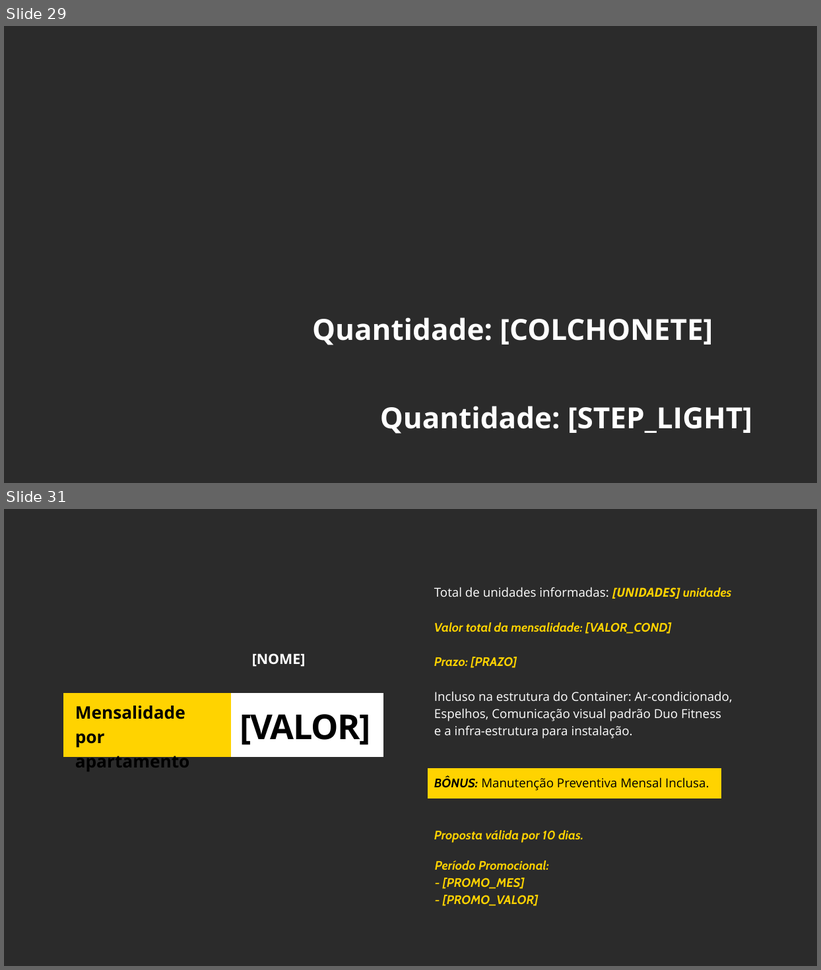
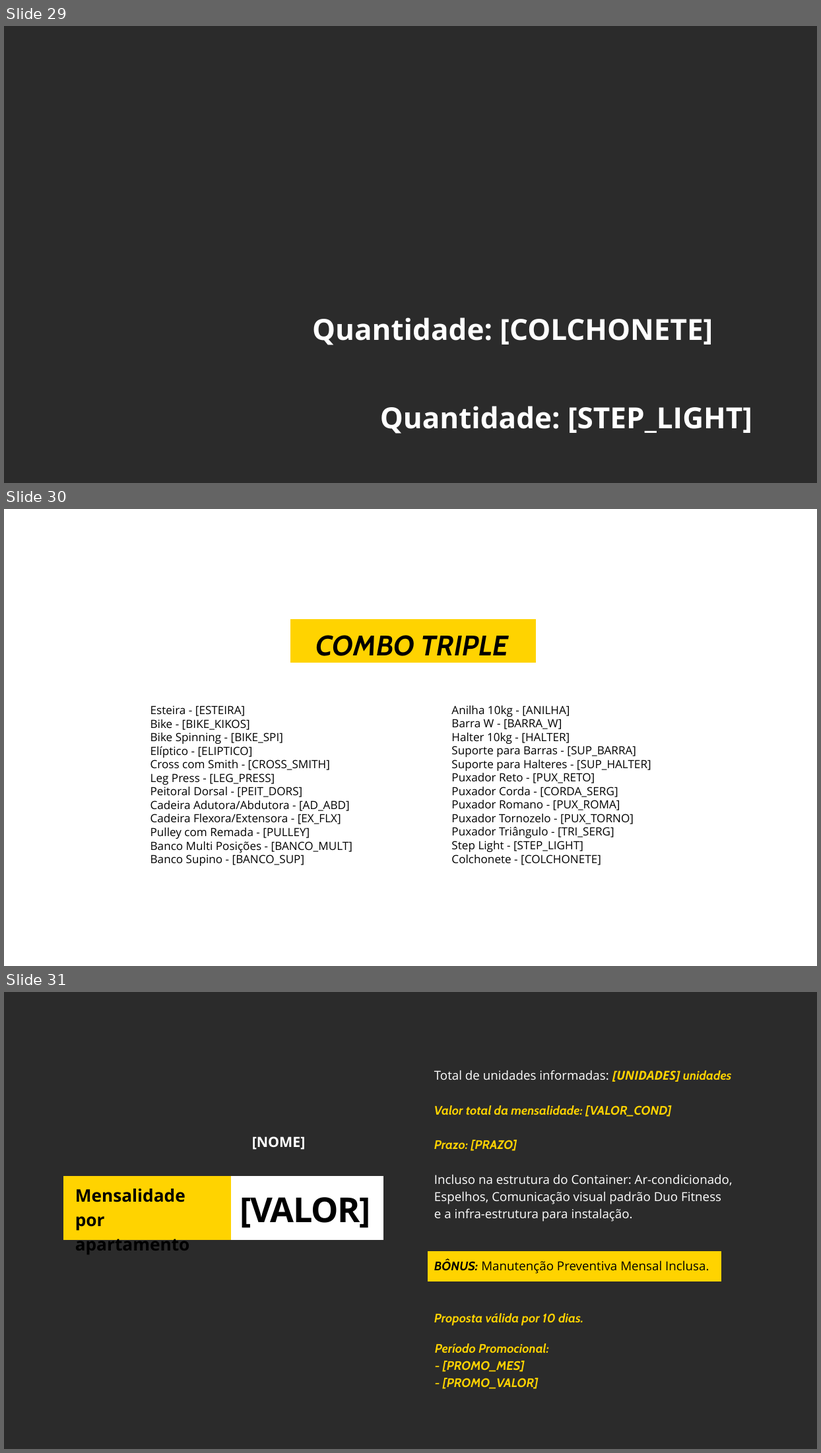
Before and after one commit to agencialumno/Site_duofitness, a slide deck: simulador_duofitness/templates/triple.pptx. Shown one above the other, each under a label of ours: slides 29 and 31 before the commit, slides 29, 30 and 31 after it; the slides between them are not shown. The pictures are 821x970 and 821x1453 pixels, drawn with LibreOffice and Linux fonts; fonts in the diff are those of the drawing; background and template pictures are left out; a plain dark background stands for a picture behind light text. Boxes give left, top, right and bottom in pixels: in the first picture for what was removed or moved away, otherwise in the second. Text is boxed around its words. In the diff, an @@ line names an element or a change of style, - is before the commit and + after.

```diff
--- a/simulador_duofitness/templates/triple.pptx
+++ b/simulador_duofitness/templates/triple.pptx
@@ slide 30 added at (4, 509, 817, 966), background picture (left out) @@
@@ freeform shape added at (290, 619, 535, 662), fill #FFD300 @@
@@ text added at (316, 635, 508, 656), 50 pt, text #000000, bold, italic @@
+COMBO TRIPLE
@@ text added at (151, 706, 352, 866), 20 pt, text #000000 @@
+Esteira - [ESTEIRA]
+Bike - [BIKE_KIKOS]
+Bike Spinning - [BIKE_SPI]
+Elíptico - [ELIPTICO]
+Cross com Smith - [CROSS_SMITH]
+Leg Press - [LEG_PRESS]
+Peitoral Dorsal - [PEIT_DORS]
+Cadeira Adutora/Abdutora - [AD_ABD]
+Cadeira Flexora/Extensora - [EX_FLX]
+Pulley com Remada - [PULLEY]
+Banco Multi Posições - [BANCO_MULT]
+Banco Supino - [BANCO_SUP]
@@ text added at (451, 706, 651, 865), 20 pt, text #000000 @@
+Anilha 10kg - [ANILHA]
+Barra W - [BARRA_W]
+Halter 10kg - [HALTER]
+Suporte para Barras - [SUP_BARRA]
+Suporte para Halteres - [SUP_HALTER]
+Puxador Reto - [PUX_RETO]
+Puxador Corda - [CORDA_SERG]
+Puxador Romano - [PUX_ROMA]
+Puxador Tornozelo - [PUX_TORNO]
+Puxador Triângulo - [TRI_SERG]
+Step Light - [STEP_LIGHT]
+Colchonete - [COLCHONETE]
```
Also in this commit, not shown: 1 slide removed, 4 other files.
